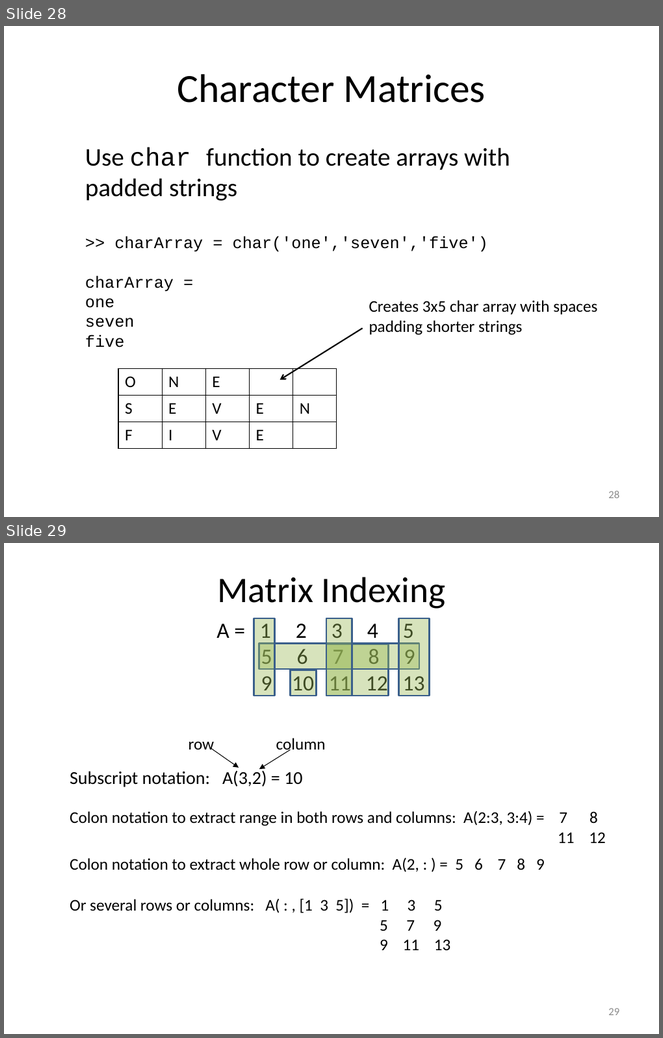
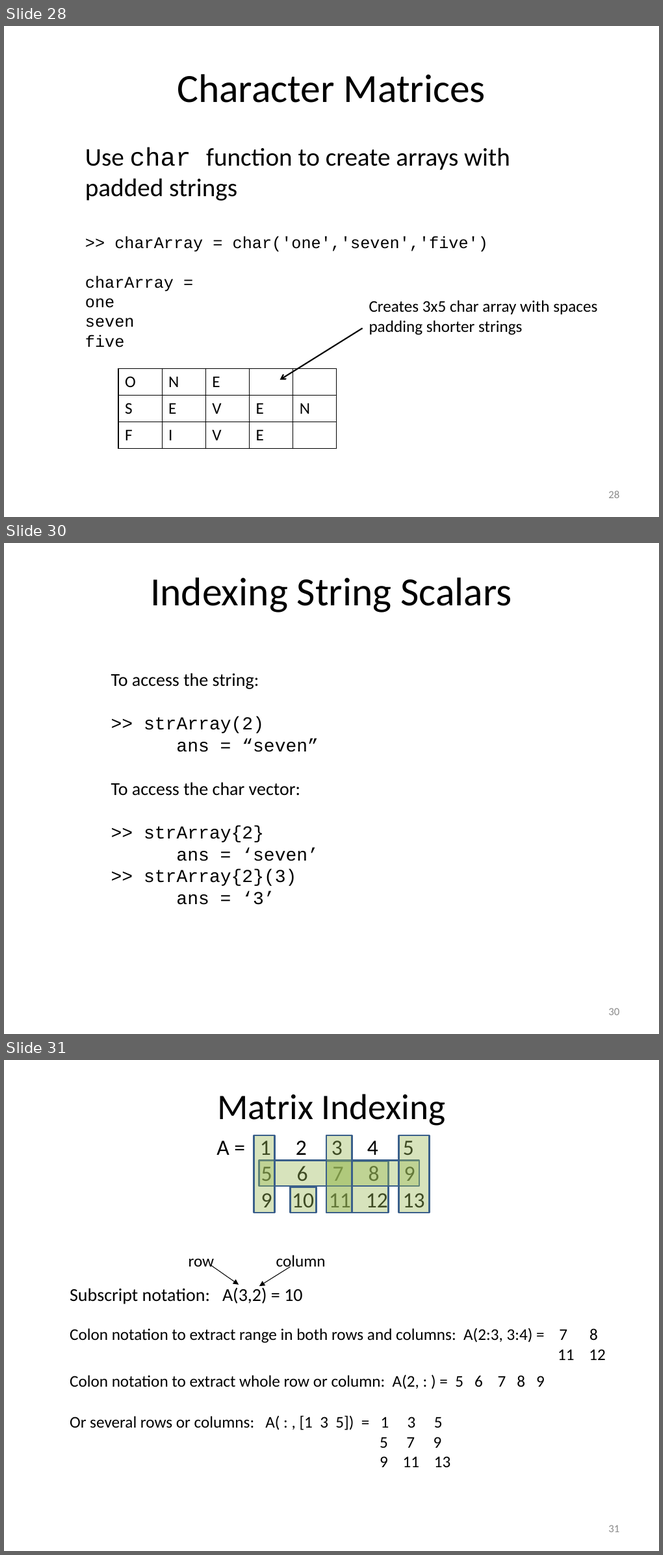
Before and after one commit to louisepb/MatlabBasicCourse, a slide deck: Introduction to MATLAB for Engineers.pptx. Shown one above the other, each under a label of ours: slides 28 and 29 before the commit, slides 28, 30 and 31 after it; the slides between them are not shown. The pictures are 663x1038 and 663x1555 pixels, drawn with LibreOffice and Linux fonts; fonts in the diff are those of the drawing. Boxes give left, top, right and bottom in pixels: in the first picture for what was removed or moved away, otherwise in the second. Text is boxed around its words. In the diff, an @@ line names an element or a change of style, - is before the commit and + after.

Commit message:
Added string material

```diff
--- a/Introduction to MATLAB for Engineers.pptx
+++ b/Introduction to MATLAB for Engineers.pptx
@@ slide 30 added at box(4, 543, 659, 1034), background #FFFFFF @@
@@ text added at box(150, 577, 512, 613), 44 pt, text #000000 @@
+Indexing String Scalars
@@ text added at box(111, 673, 319, 905), 20 pt, text #000000 @@
+To access the string:
+>> strArray(2)
+ans = “seven”
+To access the char vector:
+>> strArray{2}
+ans = ‘seven’
+>> strArray{2}(3)
+ans = ‘3’
@@ page number added at box(608, 1008, 620, 1016), 12 pt, text #8C8C8C @@
+30
@@ what was slide 29 is now slide 31 @@
@@ page number at box(608, 1525, 620, 1533): text changed @@
-29
+31
```
Also in this commit, not shown: 3 slides changed, 1 other slide added, 2 other files.
